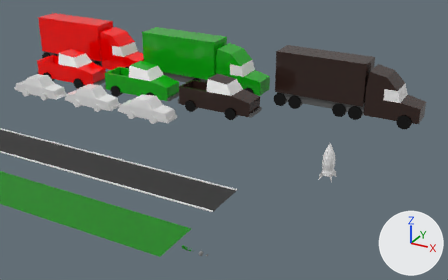
A saved change to the Blender file frogger.blend.
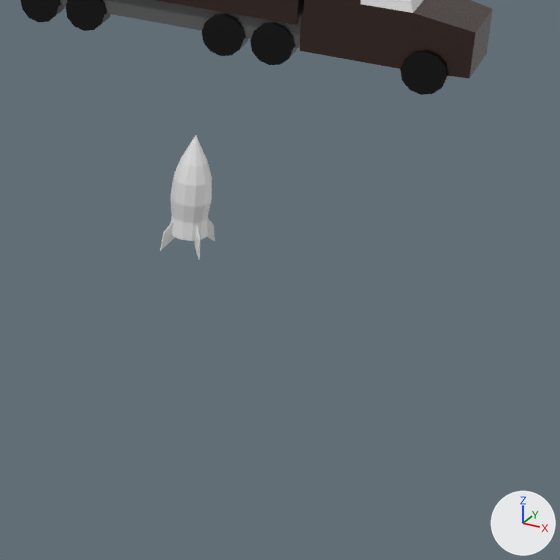
There are two pictures of each version: one from a 50 mm camera at (182.7, -66.3, 35.3) aimed at (150.5, -7.7, 6.0), one close up on the part from 60% to 100% of the width and 35% to 100% of the height. Every picture has the same lights, and +X, +Y and +Z are marked at lower right.

Objects in the first close-up: 'RocketBoost', 'Truck_L_brown'.
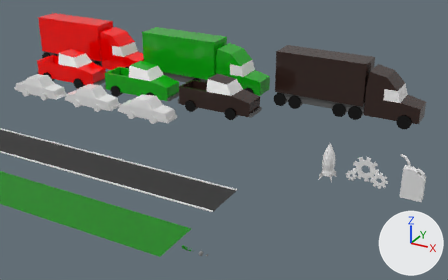
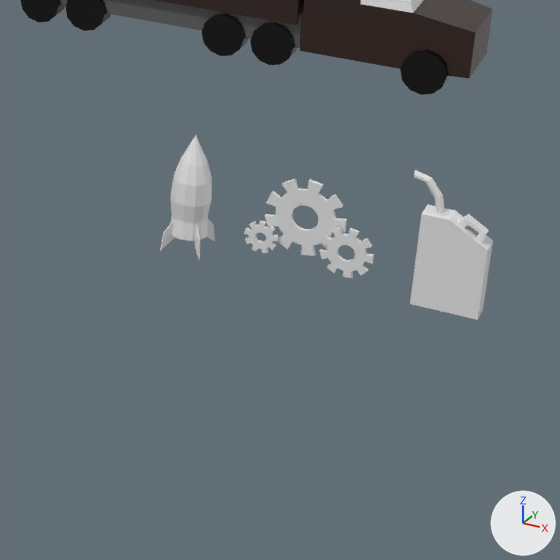
Where the change shows, as pixel boxes [x1, y1, x2, y2] in the close-ups (560 x 560 px):
'SpeedUp', added: after [410, 170, 493, 320]
'AgilityUp', added: after [244, 179, 374, 278]

What changed in the scene script:
```text
Add me_cube_001:
    me_cube_001.from_pydata(...)  # 82 vertices, 73 faces; spans x -1.52..1.52, y -0.71..0.71, z -2.64..2.64
Add me_cylinder_002:
    me_cylinder_002.from_pydata(...)  # 324 vertices, 324 faces; spans x -2.44..2.44, y -1.72..1.72, z -0.2..0.2
Add ob_speedup:
    ob_speedup = bpy.data.objects.new('SpeedUp', me_cube_001)
    ob_speedup.location = (170.89, 0.06, 2.61)
    ob_speedup.scale = (1.0, 0.639, 1.0)
Add ob_agilityup:
    ob_agilityup = bpy.data.objects.new('AgilityUp', me_cylinder_002)
    ob_agilityup.location = (165.72, 0.17, 2.07)
    ob_agilityup.rotation_euler = (1.571, 0.0243, 0.0)  # degrees (90, 1.4, 0)
    ob_agilityup.scale = (1.04, 1.04, 1.04)
```
